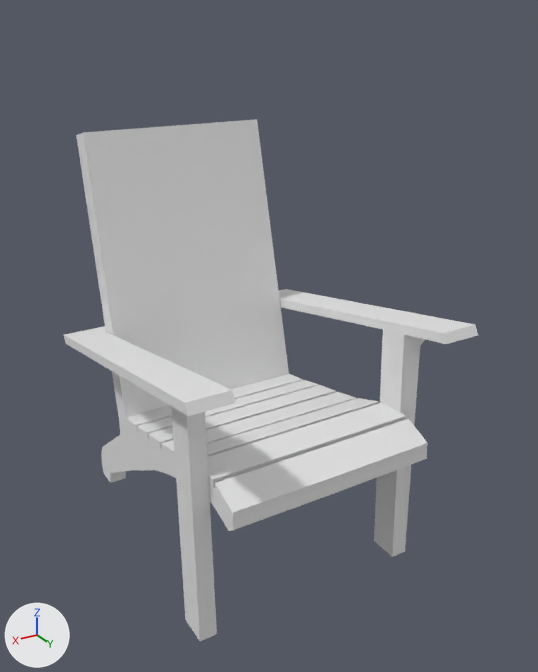
A saved change to the Blender file Assets/Environment/Props/chair.blend.
Both versions are drawn from a camera (50 mm lens) standing at (0.932, 1.486, 1.809) and looking at (-0.059, -0.165, 0.984). Arrows for +X, +Y and +Z are at lower left; the lights stay in place.

Script lines for the objects in view, before the commit:
```python
me_cube_001 = bpy.data.meshes.new('Cube.001')
me_cube_001.from_pydata(...)  # 104 vertices, 66 faces; spans x 0.0..1.0, y -15.8..4.7, z -15.2..0.7
me_cube_001.materials.append(mat_top)  # white #e7e7e7
me_cube_002 = bpy.data.meshes.new('Cube.002')
me_cube_002.from_pydata(...)  # 24 vertices, 17 faces; spans x -0.001..0.398, y -0.61..0.284, z 0.341..1.1
me_cube_002.materials.append(mat_top)  # white #e7e7e7
me_cube_003 = bpy.data.meshes.new('Cube.003')
me_cube_003.from_pydata([(1.0, -9.5, -4.0), (1.0, -10.9, -4.5), (1.0, -13.5, 23.7), (1.0, -14.9, 23.2), (0.0, -9.5, -4.0), (0.0, -10.9, -4.5), (0.0, -13.5, 23.7), (0.0, -14.9, 23.2)], [], [(1, 0, 2, 3), (2, 0, 4, 6), (3, 7, 5, 1), (1, 5, 4, 0), (3, 2, 6, 7)])
me_cube_003.materials.append(mat_top)  # white #e7e7e7
ob_arms = bpy.data.objects.new('Arms', me_cube_002)
ob_arms.location = (0.0, 0.0, 0.0)
_m = ob_arms.modifiers.new('Mirror', 'MIRROR')
ob_back = bpy.data.objects.new('Back', me_cube_003)
ob_back.location = (0.0, 0.037, 0.798)
ob_back.scale = (0.289, 0.0474, 0.0301)
_m = ob_back.modifiers.new('Mirror', 'MIRROR')
_m.use_clip = True
_m.merge_threshold = 0.01
_m.bisect_threshold = 0.0
ob_base = bpy.data.objects.new('Base', me_cube_001)
ob_base.location = (0.0, 0.037, 0.798)
ob_base.scale = (0.289, 0.0474, 0.0301)
_m = ob_base.modifiers.new('Mirror', 'MIRROR')
_m.use_clip = True
_m.merge_threshold = 0.01
_m.bisect_threshold = 0.0
```
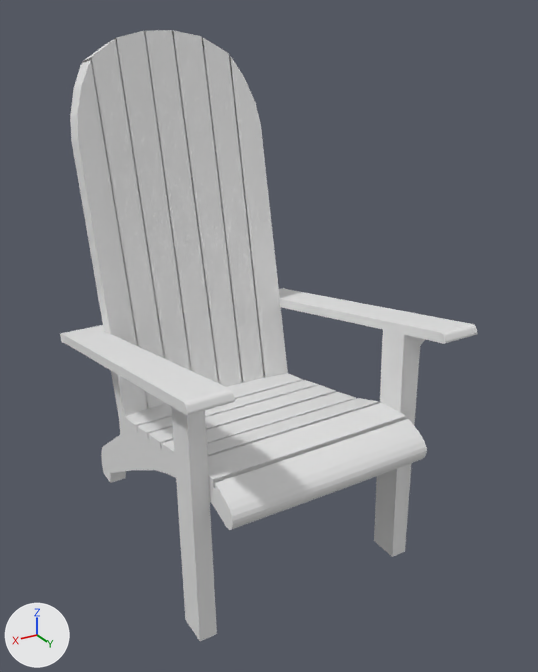
Boxes (x1, y1, x2, y2) around the edits, measured in the pictures (538 x 672 px):
'Back', reshaped (29% taller)
    before: (76, 119, 289, 424)
    after: (70, 30, 288, 423)
'Base', reshaped
    before: (101, 374, 428, 531)
    after: (101, 373, 427, 530)
part 1 of me_cube_001, built on
    before: (127, 419, 428, 531)
    after: (118, 373, 427, 530)

What the commit changed:
me_cube_001 is used by ob_base; location (0.0, 0.037, 0.798); scale (0.289, 0.0474, 0.0301).
me_cube_001 had 104 vertices, 66 faces and spanned x 0.0..1.0, y -15.8..4.7, z -15.2..0.7.
me_cube_001 now has 108 vertices, 78 faces and spans x 0.0..1.0, y -15.8..4.6, z -15.2..0.7.
Part 1, on me_cube_001:
16 vertices are removed from x 0.0..1.0, y -9.5..4.7, z -7.1..-0.5.
20 faces are deleted.
3 vertices move from x 0.0..1.0, y 2.8..4.2, z -2.6..-1.9 to x 0.0, y 3.9..4.2, z -2.5.
9 vertices are added at x 0.0..1.0, y -11.0..4.6, z -3.6..0.0.
6 new vertices lie (1.0, 0.0, 0.1) away from vertices in x 0.0..1.0, y 2.8..4.6, z -2.6..0.0.
5 new vertices lie (1.0, 0.0, 0.0) away from vertices in x 0.0, y -11.0..4.6, z -3.6..-0.2.
32 new faces join them.
me_cube_003 is used by ob_back; location (0.0, 0.037, 0.798); scale (0.289, 0.0474, 0.0301).
me_cube_003 had 8 vertices, 5 faces and spanned x 0.0..1.0, y -14.9..-9.5, z -4.5..23.7.
me_cube_003 now has 68 vertices, 46 faces and spans x 0.0..1.0, y -16.7..-8.8, z -6.5..32.3.
Part 2, on me_cube_003:
7 vertices are removed from x 0.0..1.0, y -14.9..-9.5, z -4.5..23.7.
5 faces are deleted.
52 vertices are added at x 0.0..1.0, y -16.7..-9.5, z -6.4..32.3.
15 new vertices lie (0.0, 0.7, -0.5) away from vertices in x 0.0..1.0, y -11.4..-9.5, z -6.0..-5.4.
46 new faces join them.
